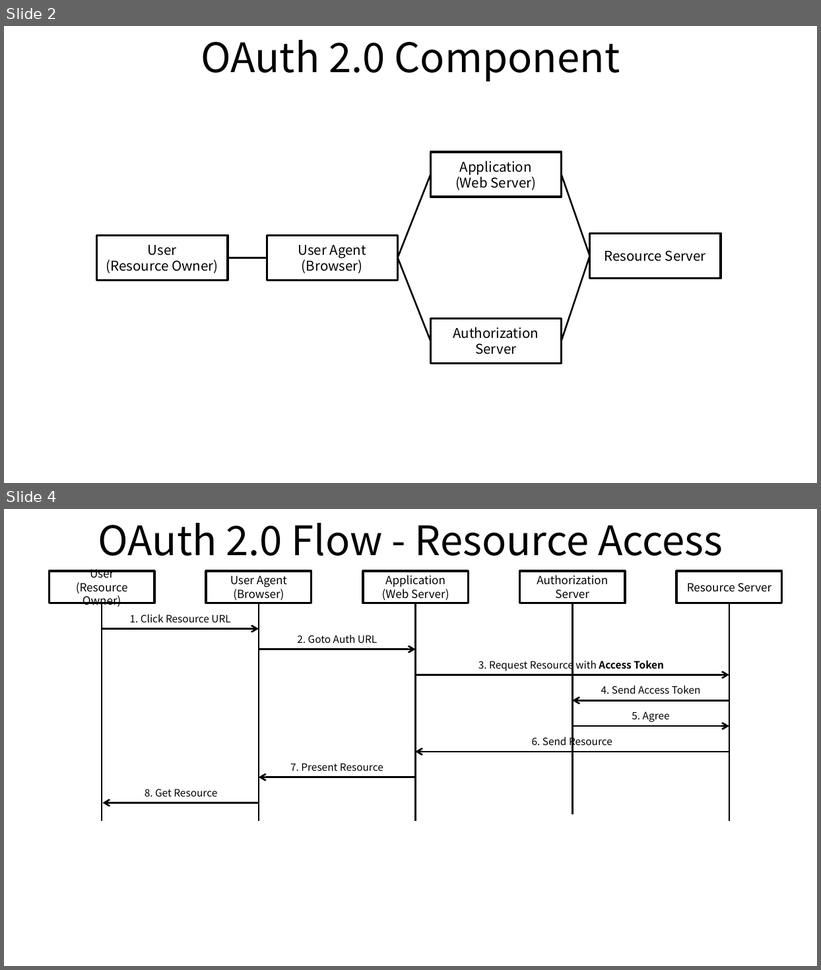
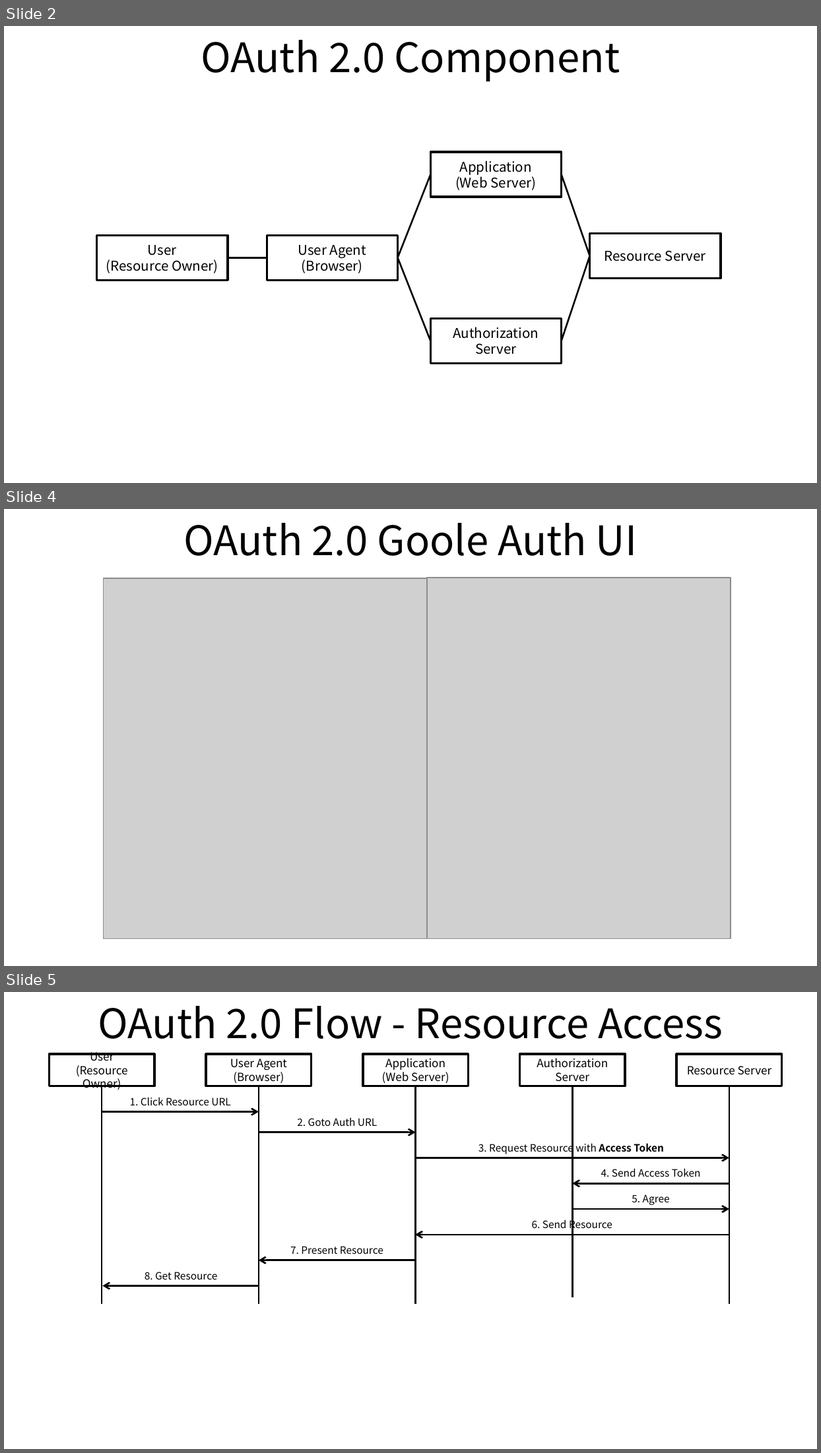
Before and after one commit to ssup2/blog-old, a slide deck: images/theory_analysis/OAuth_2.0/OAuth_2.0.pptx. Shown one above the other, each under a label of ours: slides 2 and 4 before the commit, slides 2, 4 and 5 after it; the slides between them are not shown. The pictures are 821x970 and 821x1453 pixels, drawn with LibreOffice and Linux fonts; fonts in the diff are those of the drawing; grey boxes stand for pictures. Boxes give left, top, right and bottom in pixels: in the first picture for what was removed or moved away, otherwise in the second. Text is boxed around its words. In the diff, an @@ line names an element or a change of style, - is before the commit and + after.

```diff
--- a/images/theory_analysis/OAuth_2.0/OAuth_2.0.pptx
+++ b/images/theory_analysis/OAuth_2.0/OAuth_2.0.pptx
@@ slide 4 added at [4,509,817,966], background #FFFFFF @@
@@ title added at [184,523,637,556], 36 pt, text #000000 @@
+OAuth 2.0 Goole Auth UI
@@ picture added at [103,578,428,939] @@
@@ picture added at [427,577,730,938] @@
@@ what was slide 4 is now slide 5 @@
```
Also in this commit, not shown: 1 slide changed, 6 other files.
